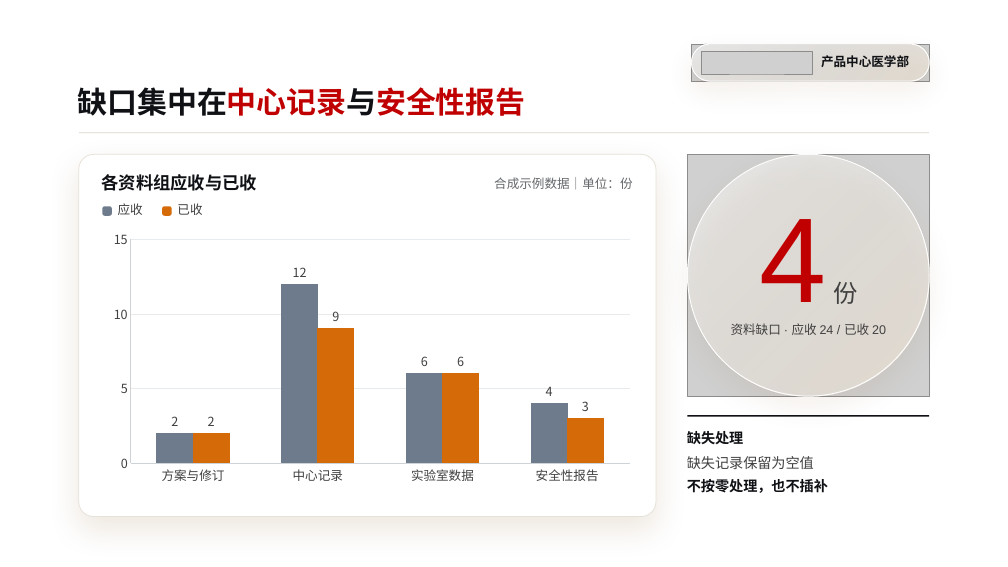
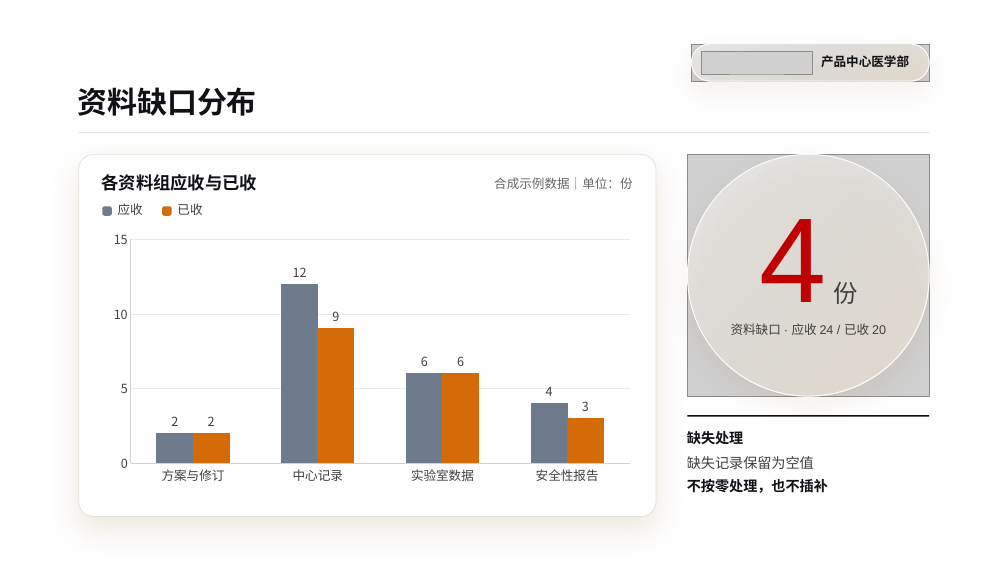
Before and after one commit to smkzw/kangzhe-design, a slide deck: slide 4 of examples/reference/pptx-flagship/kangzhe_flagship.pptx. Drawn at 1008x567 pixels with LibreOffice and Linux fonts; fonts in the diff are those of the drawing; grey boxes stand for pictures; background and template pictures are left out. Boxes give left, top, right and bottom in pixels: in the first picture for what was removed or moved away, otherwise in the second. Text is boxed around its words. In the diff, an @@ line names an element or a change of style, - is before the commit and + after.

```diff
--- a/examples/reference/pptx-flagship/kangzhe_flagship.pptx
+++ b/examples/reference/pptx-flagship/kangzhe_flagship.pptx
@@ text at bbox=[78, 87, 257, 116]: text changed; text colour #C00000 to #0F1115 @@
-缺口集中在中心记录与安全性报告
+资料缺口分布
```
Also in this commit, not shown: 1 other slide changed, 45 other files.
